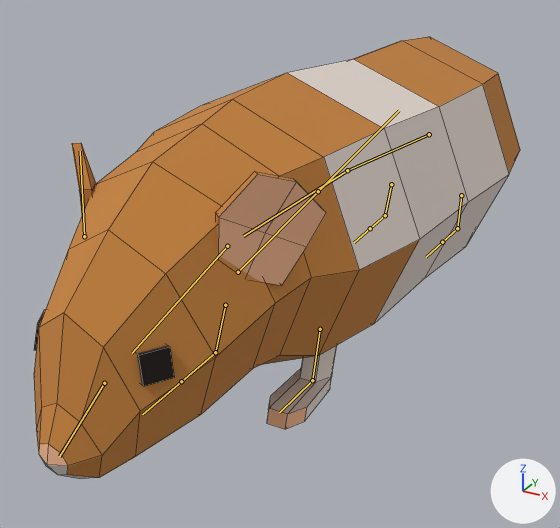
Two versions of the FBX model Assets/Art/3D/Hamster/Hamster_Animated.fbx, one commit apart.
Both versions are drawn from a 50 mm camera at (1.22, -2.66, 1.48) aimed at (-0.13, -0.2, 0.25). The lights are fixed; the arrows at lower right show +X, +Y and +Z. The picture after the commit comes second. The bones that change, and the others that lie on the model, are drawn over the model as lines. Mesh edges are drawn as thin lines.

Objects in the first picture: 'Mesh_Hamster'.
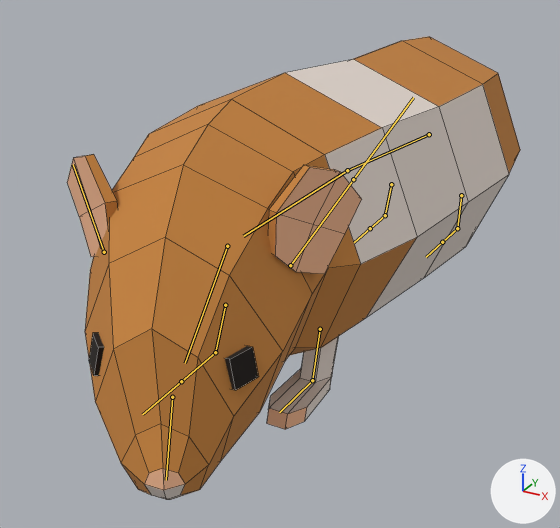
The newer file adds an action. The first version stands in its rest pose; the second is drawn at frame 133 of the action 'Origin|Hamster_Die'.

The edits, one by one:
Bone 'Head' (bone_head) turns from (0, 0, 0) to (1, -5, -18) degrees about its own x, y and z.
Bone 'Nose' (bone_nose) turns from (0, 0, 0) to (0, -5, -9) degrees about its own x, y and z.

Location of each change, [x1, y1, x2, y2] in pixels of the pictures (560 x 528 px):
'Mesh_Hamster', posed (7% narrower): before [34, 37, 520, 479]; after [67, 37, 520, 500]
bone 'Head', root to tip: before (227, 246) to (132, 353); after (227, 246) to (185, 363)
bone 'Nose', root to tip: before (104, 383) to (59, 456); after (172, 397) to (166, 480)
